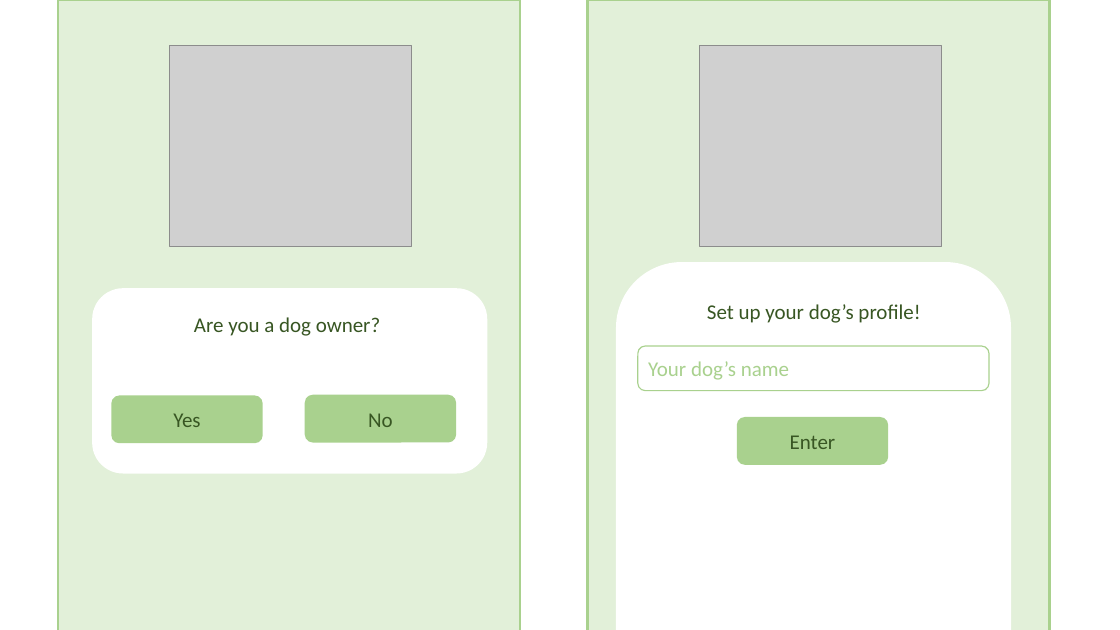
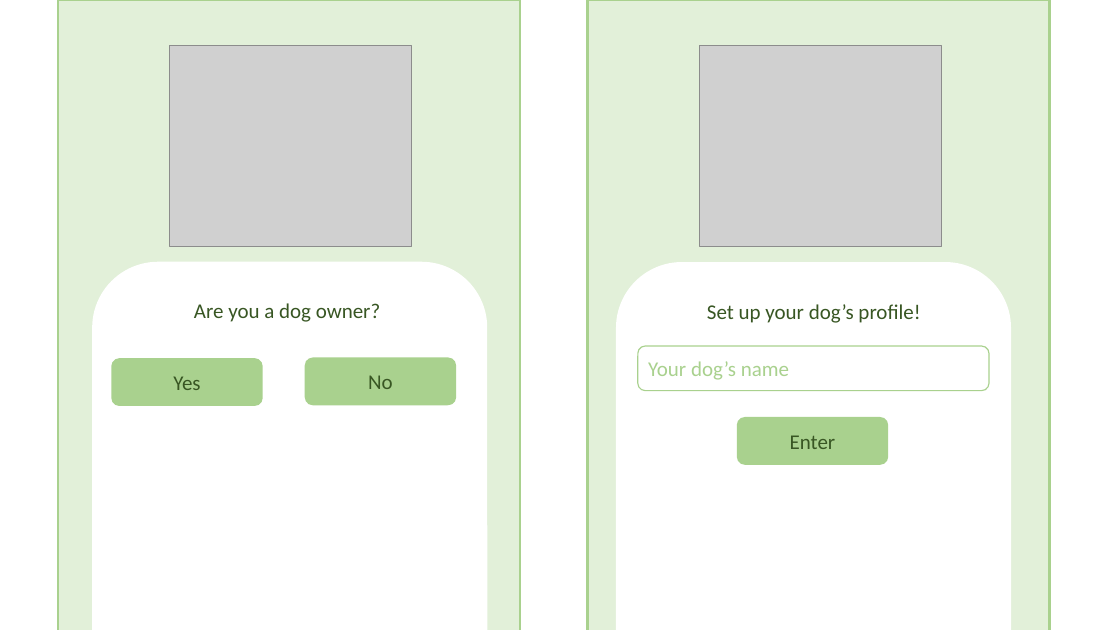
Before and after one commit to chocofied/PetMyPet, a slide deck: slide 2 of Presentation1.pptx. Drawn at 1120x630 pixels with LibreOffice and Linux fonts; fonts in the diff are those of the drawing; grey boxes stand for pictures. Boxes give left, top, right and bottom in pixels: in the first picture for what was removed or moved away, otherwise in the second. Text is boxed around its words. In the diff, an @@ line names an element or a change of style, - is before the commit and + after.

```diff
--- a/Presentation1.pptx
+++ b/Presentation1.pptx
@@ rounded rectangle: place and size @@
-rounded rectangle at [92,288,487,474]
+rounded rectangle at [92,262,487,630]
@@ text "Are you a dog owner?": place and size @@
-text "Are you a dog owner?" at [194,317,380,336]
+text "Are you a dog owner?" at [194,303,380,322]
@@ rounded rectangle "Yes": place and size @@
-rounded rectangle "Yes" at [112,396,263,444]
+rounded rectangle "Yes" at [112,358,263,406]
@@ rounded rectangle "No": place and size @@
-rounded rectangle "No" at [305,395,456,443]
+rounded rectangle "No" at [305,358,456,406]
```
Also in this commit, not shown: 1 slide added.
